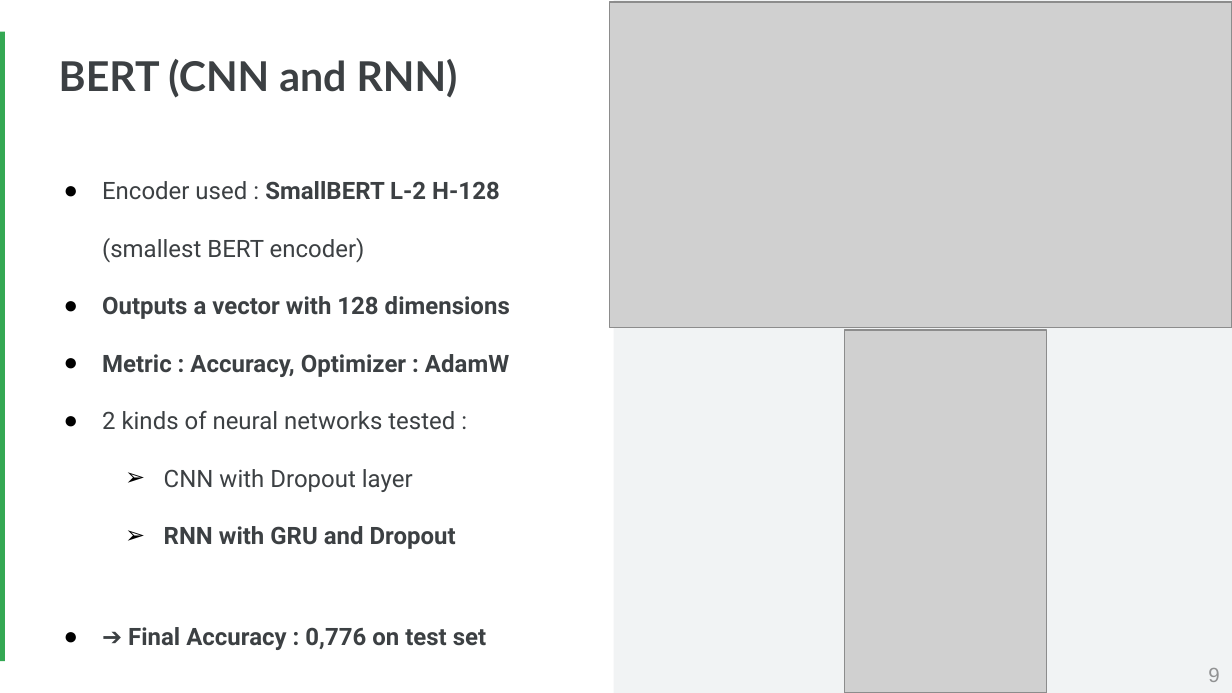
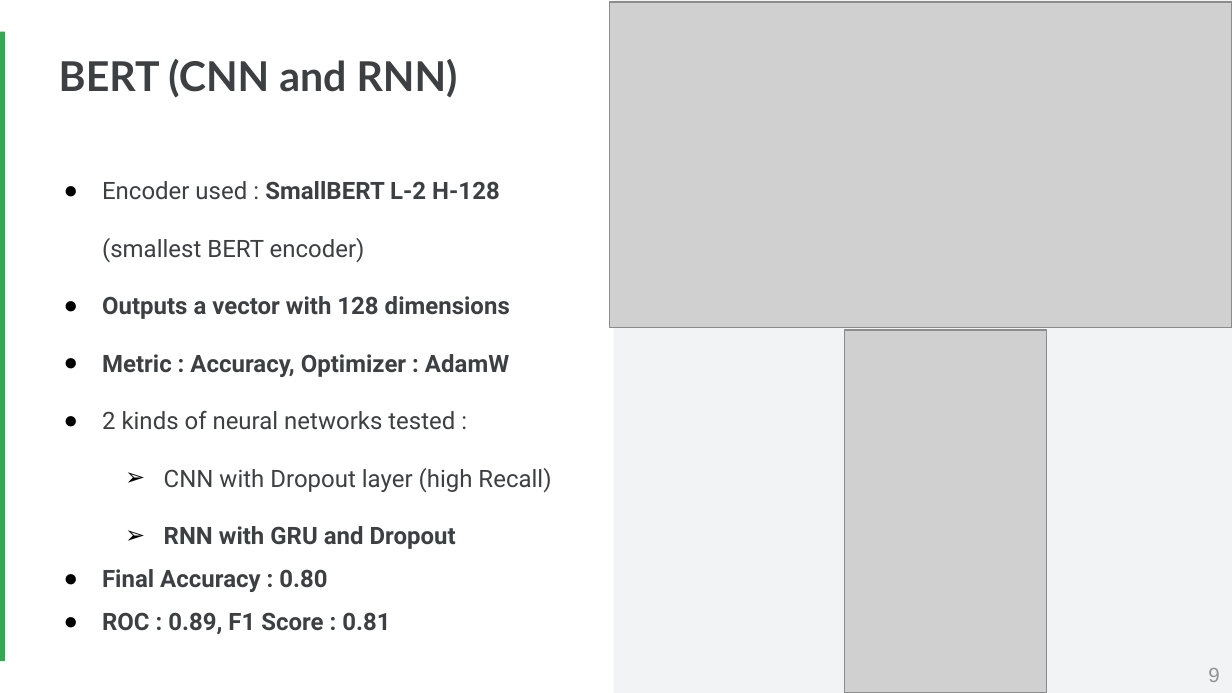
Before and after one commit to Faskill/Twitter-Sentiment-Analysis, a slide deck: slide 9 of P7_04_Presentation.pptx. Drawn at 1232x693 pixels with LibreOffice and Linux fonts; fonts in the diff are those of the drawing; grey boxes stand for pictures. Boxes give left, top, right and bottom in pixels: in the first picture for what was removed or moved away, otherwise in the second. Text is boxed around its words. In the diff, an @@ line names an element or a change of style, - is before the commit and + after.

Commit message:
Presentation edits

```diff
--- a/P7_04_Presentation.pptx
+++ b/P7_04_Presentation.pptx
@@ text at (164, 468, 551, 493): text changed @@
-  ➢ CNN with Dropout layer
+  ➢ CNN with Dropout layer (high Recall)
@@ text at (102, 569, 390, 634): text changed @@
-● ➔ Final Accuracy : 0,776 on test set
+● Final Accuracy : 0.80
+● ROC : 0.89, F1 Score : 0.81
```
Also in this commit, not shown: 4 other slides changed.
